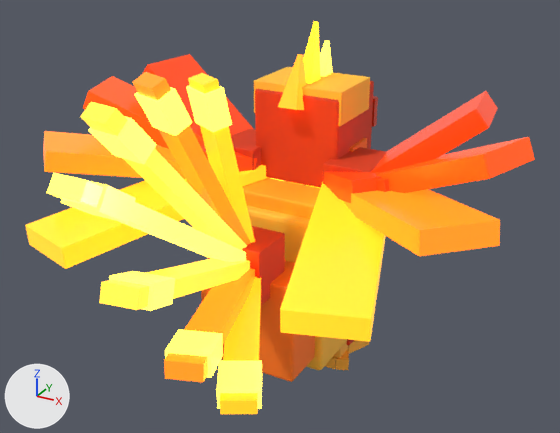
Renders of the glTF model public/models/pets/phoenix.glb from each side of a commit.
One viewpoint serves both versions: a 50 mm lens placed at (0.922, -1.781, 1.351), pointed at (0.042, -0.181, 0.551). Every picture has the same lights, and +X, +Y and +Z are marked at lower left. The older version comes first. Where no turn or scale is listed for an object, it has been applied to the vertices. Vertices at exactly the same position are counted once.

Objects in the first picture: 'body', 'head', 'leg.FL', 'tail', 'wing.L', 'wing.R'.
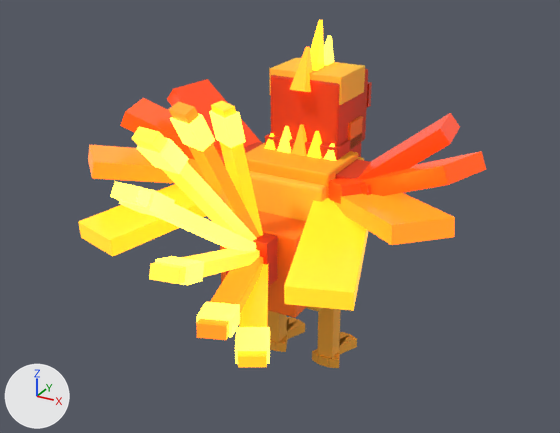
ob_root is not drawn itself; it is the parent of ob_tail, ob_wing_l, ob_wing_r.

Where the newer file only moved an object's origin or applied its transform, the numbers keep the older frame.

Diff of the bpy script that builds the scene:
```diff
--- a/public/models/pets/phoenix.glb.py
+++ b/public/models/pets/phoenix.glb.py
@@ me_body @@
 # used by ob_body; location = (0.0, 0.0, 0.231)
-me_body.from_pydata(...)  # 428 vertices, 808 faces; spans x -0.165..0.165, y -0.292..0.221, z -0.172..0.443
+me_body.from_pydata(...)  # 428 vertices, 808 faces; spans x -0.136..0.136, y -0.231..0.194, z -0.003..0.505
+# me_body part 1: the whole mesh is scaled about its middle by 0.827, then moved by (0.0, 0.017, 0.115)
 me_body.materials.append(mat_blk_ffc23a)
@@ me_head @@
 # used by ob_head; location = (0.0, 0.08, 0.67)
-me_head.from_pydata(...)  # 300 vertices, 556 faces; spans x -0.135..0.135, y -0.148..0.347, z -0.094..0.33
+me_head.from_pydata(...)  # 300 vertices, 556 faces; spans x -0.111..0.111, y -0.092..0.317, z -0.021..0.33
+# me_head part 2: the whole mesh is scaled about its middle by 0.827, then moved by (0.0, 0.013, 0.037)
 me_head.materials.append(mat_blk_d43a0c)
@@ me_leg_fl @@
 # used by ob_leg_fl; location = (0.11, 0.04, 0.231)
-me_leg_fl.from_pydata(...)  # 200 vertices, 384 faces; spans x -0.055..0.055, y -0.038..0.152, z -0.231..0.105
+me_leg_fl.from_pydata(...)  # 200 vertices, 384 faces; spans x -0.065..0.027, y -0.038..0.118, z -0.231..0.047
+# me_leg_fl part 3: the whole mesh is scaled about its middle by 0.827, then moved by (-0.019, -0.017, -0.029)
 me_leg_fl.materials.append(mat_blk_ffb43a)
@@ ob_root @@
 ob_root = bpy.data.objects.new('root', None)
-ob_root.location = (0.0, 0.0, -0.208)
-ob_root.scale = (0.997, 0.997, 0.997)
+ob_root.location = (0.0, 0.0, -0.0853)
+ob_root.scale = (0.825, 0.825, 0.825)
```

Location of each change, [x1, y1, x2, y2] in pixels of the pictures (560 x 433 px):
'tail', moved, rescaled (29% narrower, 22% shorter)
    before: [47, 72, 285, 414]
    after: [110, 101, 278, 368]
'wing.L', moved, rescaled (21% narrower, 21% shorter)
    before: [280, 91, 535, 342]
    after: [284, 113, 486, 311]
'wing.R', moved, rescaled (24% narrower, 18% shorter)
    before: [25, 54, 269, 269]
    after: [78, 79, 263, 256]
'body', moved, rescaled
    before: [201, 178, 354, 382]
    after: [220, 124, 364, 318]
'head', moved, rescaled (17% narrower, 23% shorter)
    before: [254, 21, 378, 188]
    after: [269, 20, 372, 149]
'leg.FL', rescaled
    before: [325, 340, 369, 370]
    after: [312, 308, 357, 368]
'leg.FR', unchanged, uncovered by the edit
    after: [267, 311, 305, 352]
